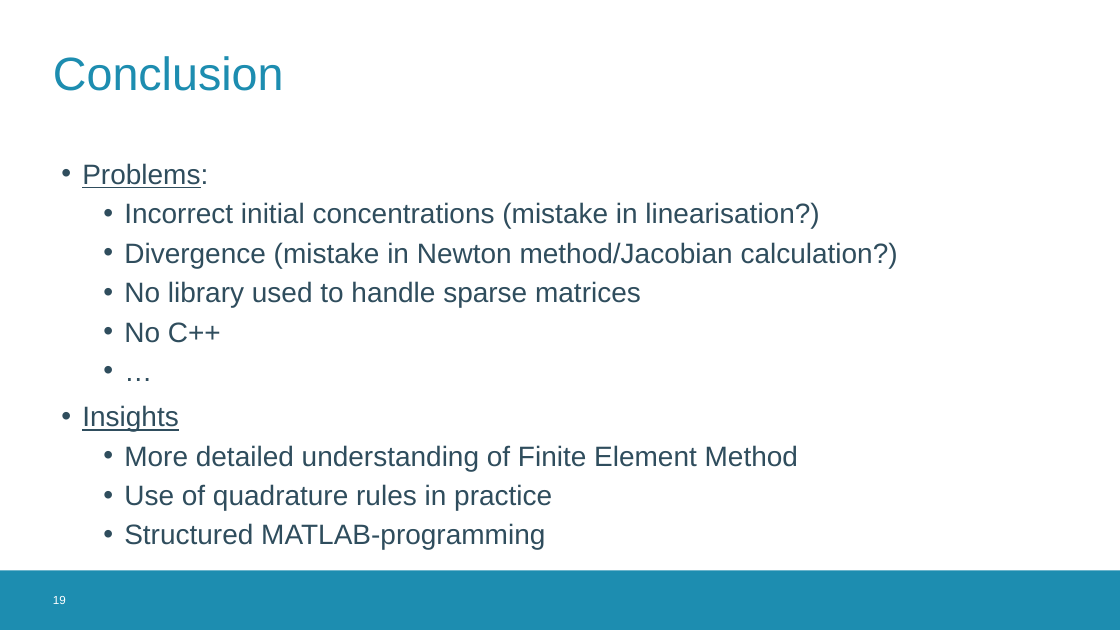
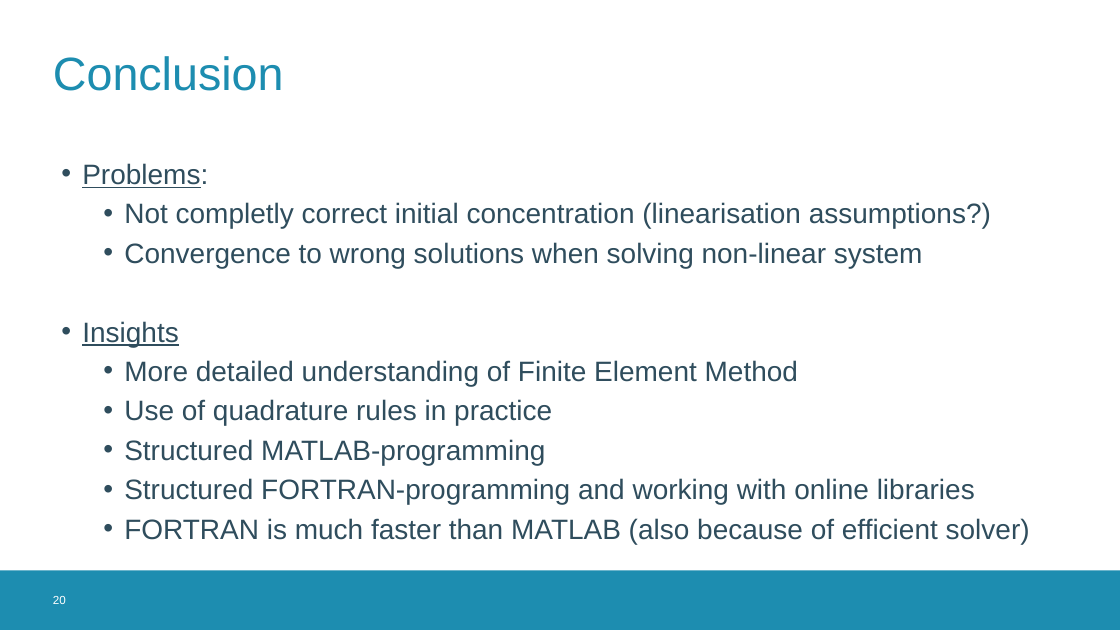
Before and after one commit to MichielDeKoninck/ThePearProject, a slide deck: slide 20 of PearProjectPresentation.pptx (slide 19 before the commit). Drawn at 1120x630 pixels with LibreOffice and Linux fonts; fonts in the diff are those of the drawing; background and template pictures are left out. Boxes give left, top, right and bottom in pixels: in the first picture for what was removed or moved away, otherwise in the second. Text is boxed around its words. In the diff, an @@ line names an element or a change of style, - is before the commit and + after.

```diff
--- a/PearProjectPresentation.pptx
+++ b/PearProjectPresentation.pptx
@@ text at bbox=[124, 202, 991, 268]: text changed @@
-  • Incorrect initial concentrations (mistake in linearisation?)
-  • Divergence (mistake in Newton method/Jacobian calculation?)
-  • No library used to handle sparse matrices
-  • No C++
-  • …
+  • Not completly correct initial concentration (linearisation assumptions?)
+  • Convergence to wrong solutions when solving non-linear system
@@ text at bbox=[124, 478, 1030, 544]: paragraphs added @@
+  • Structured FORTRAN-programming and working with online libraries
+  • FORTRAN is much faster than MATLAB (also because of efficient solver)
@@ page number at bbox=[53, 596, 66, 604]: text changed @@
-19
+20
```
Also in this commit, not shown: 5 other slides changed, 1 slide added, 15 other files.
